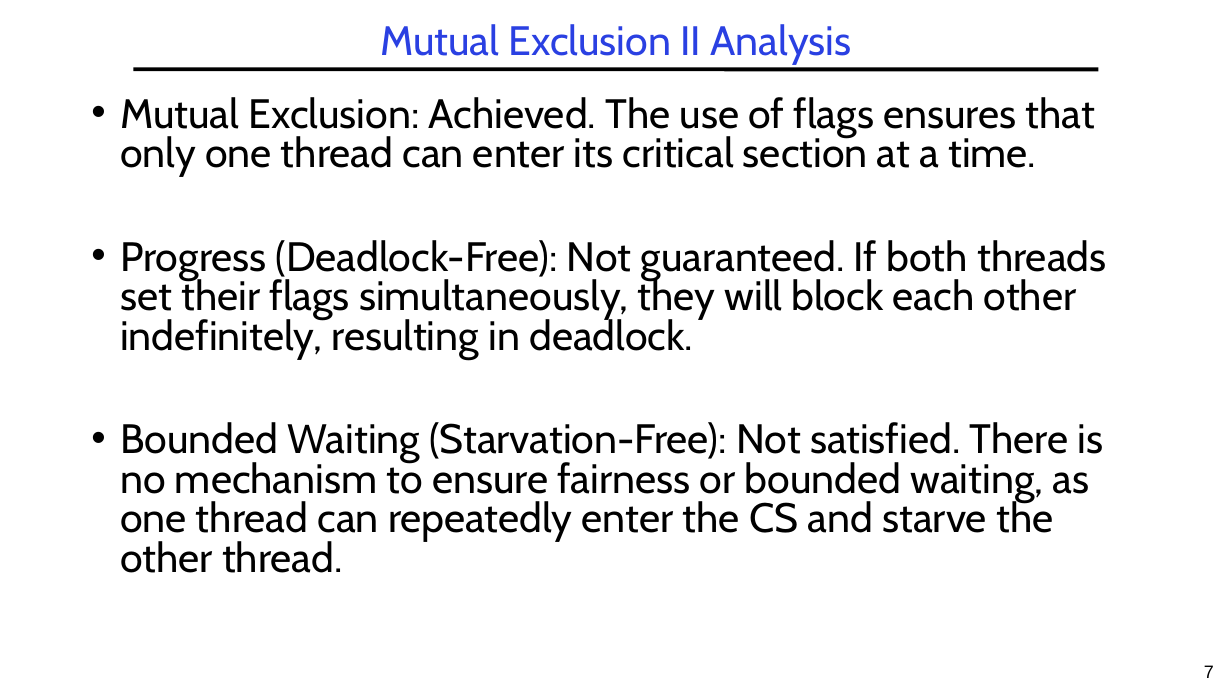
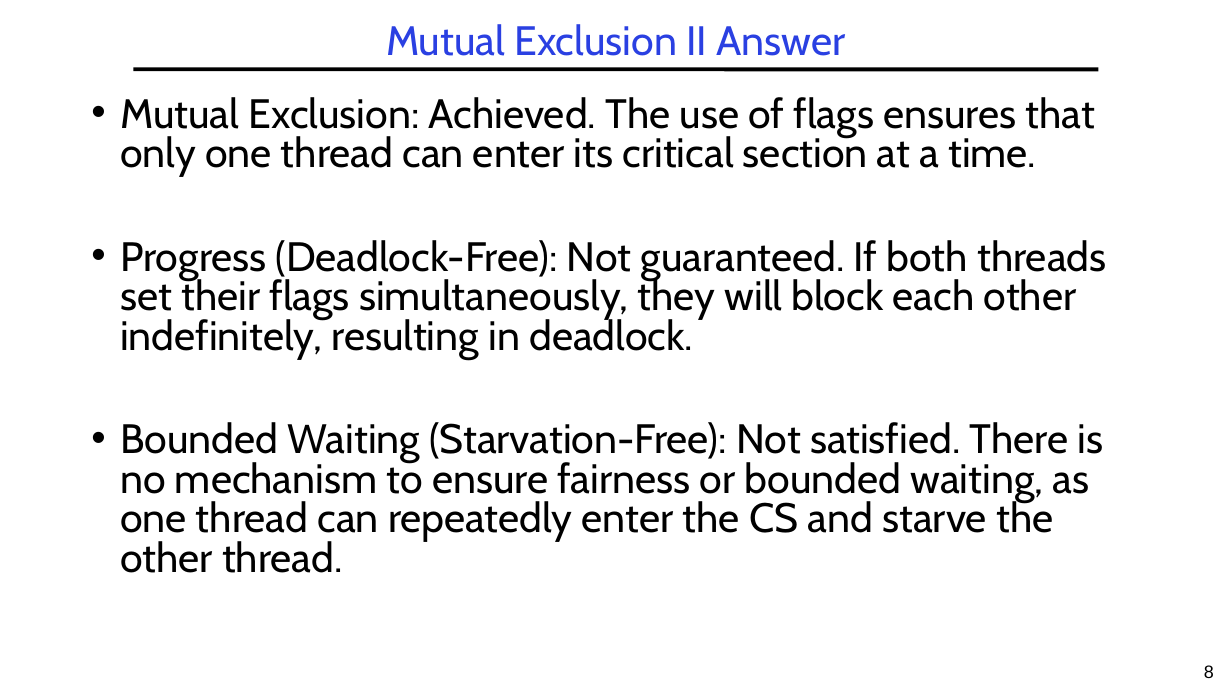
Before and after one commit to guhofstra/CSC256Fa25, a slide deck: slide 8 of PPTs/L3-Exercises ANS.pptx (slide 7 before the commit). Drawn at 1232x693 pixels with LibreOffice and Linux fonts; fonts in the diff are those of the drawing. Boxes give left, top, right and bottom in pixels: in the first picture for what was removed or moved away, otherwise in the second. Text is boxed around its words. In the diff, an @@ line names an element or a change of style, - is before the commit and + after.

```diff
--- a/PPTs/L3-Exercises ANS.pptx
+++ b/PPTs/L3-Exercises ANS.pptx
@@ title at box(386, 24, 845, 56): text changed @@
-Mutual Exclusion II Analysis
+Mutual Exclusion II Answer
@@ page number at box(1204, 665, 1214, 678): text changed @@
-7
+8
```
Also in this commit, not shown: 3 other slides changed, 1 slide added, 7 other files.
